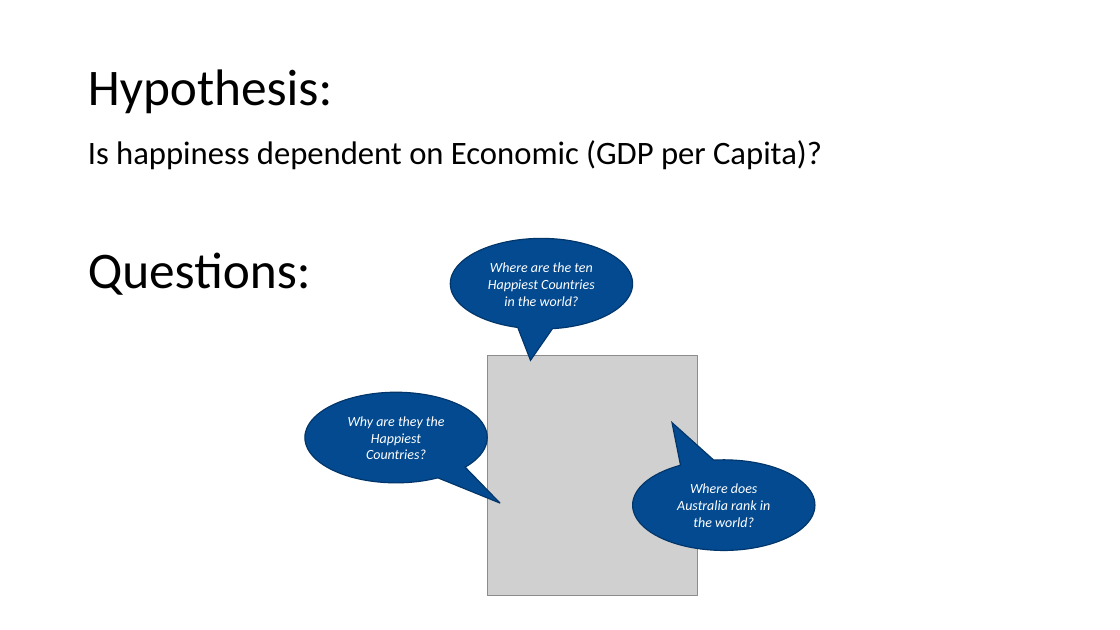
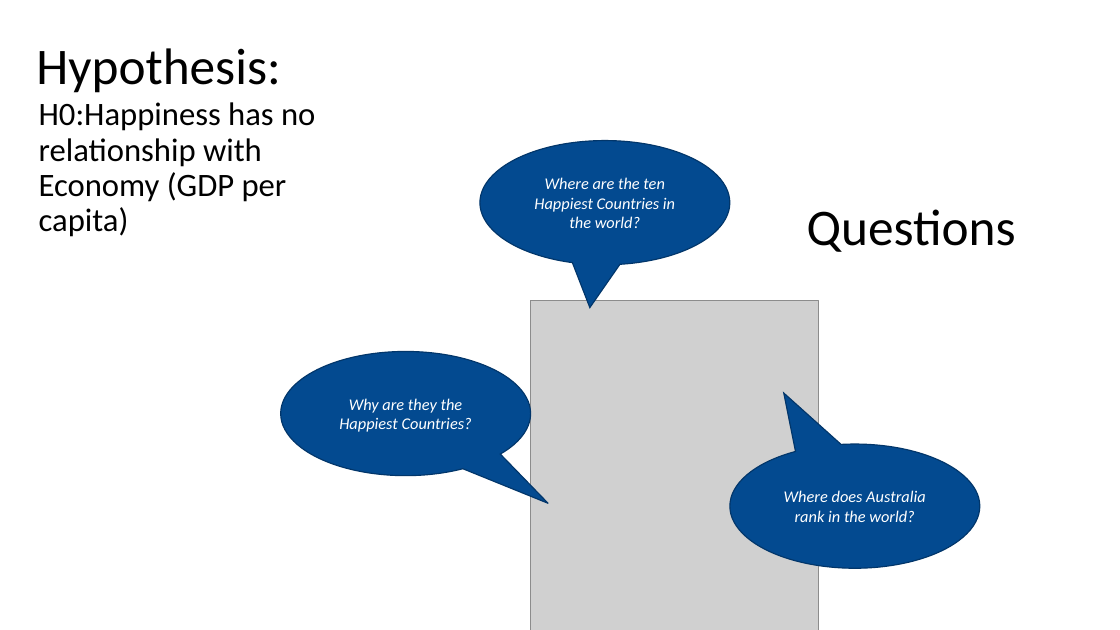
Before and after one commit to Alvin1359/world-happiness-report, a slide deck: slide 6 of World Happiness Report Presentation.pptx. Drawn at 1120x630 pixels with LibreOffice and Linux fonts; fonts in the diff are those of the drawing; grey boxes stand for pictures. Boxes give left, top, right and bottom in pixels: in the first picture for what was removed or moved away, otherwise in the second. Text is boxed around its words. In the diff, an @@ line names an element or a change of style, - is before the commit and + after.

```diff
--- a/World Happiness Report Presentation.pptx
+++ b/World Happiness Report Presentation.pptx
@@ text "Hypothesis:": place and size @@
-text "Hypothesis:" at [88,69,332,114]
+text "Hypothesis:" at [36,48,280,93]
@@ text added at [39,102,315,237], 28 pt, text #000000 @@
+H0:Happiness has no relationship with Economy (GDP per capita)
@@ text removed at [88,140,822,170] @@
-Is happiness dependent on Economic (GDP per Capita)?
@@ size 12 to 14 pt in 3 elements at [281,351,531,476], [730,444,981,569], [480,140,730,265] @@
@@ speech bubble "Where are the ten Happiest ...": place and size @@
-speech bubble "Where are the ten Happiest ..." at [450,239,633,329]
+speech bubble "Where are the ten Happiest ..." at [480,140,730,265]
@@ title at [807,209,1016,252]: text changed @@
-Questions:
+Questions
@@ picture: place and size @@
-picture at [487,355,697,596]
+picture at [531,301,819,630]
@@ speech bubble "Why are they the Happiest ...": place and size @@
-speech bubble "Why are they the Happiest ..." at [305,392,487,483]
+speech bubble "Why are they the Happiest ..." at [281,351,531,476]
@@ speech bubble "Where does Australia rank in ...": place and size @@
-speech bubble "Where does Australia rank in ..." at [633,460,815,550]
+speech bubble "Where does Australia rank in ..." at [730,444,981,569]
```
Also in this commit, not shown: 7 other slides changed, 8 slides added, 6 slides removed, 3 other files.
